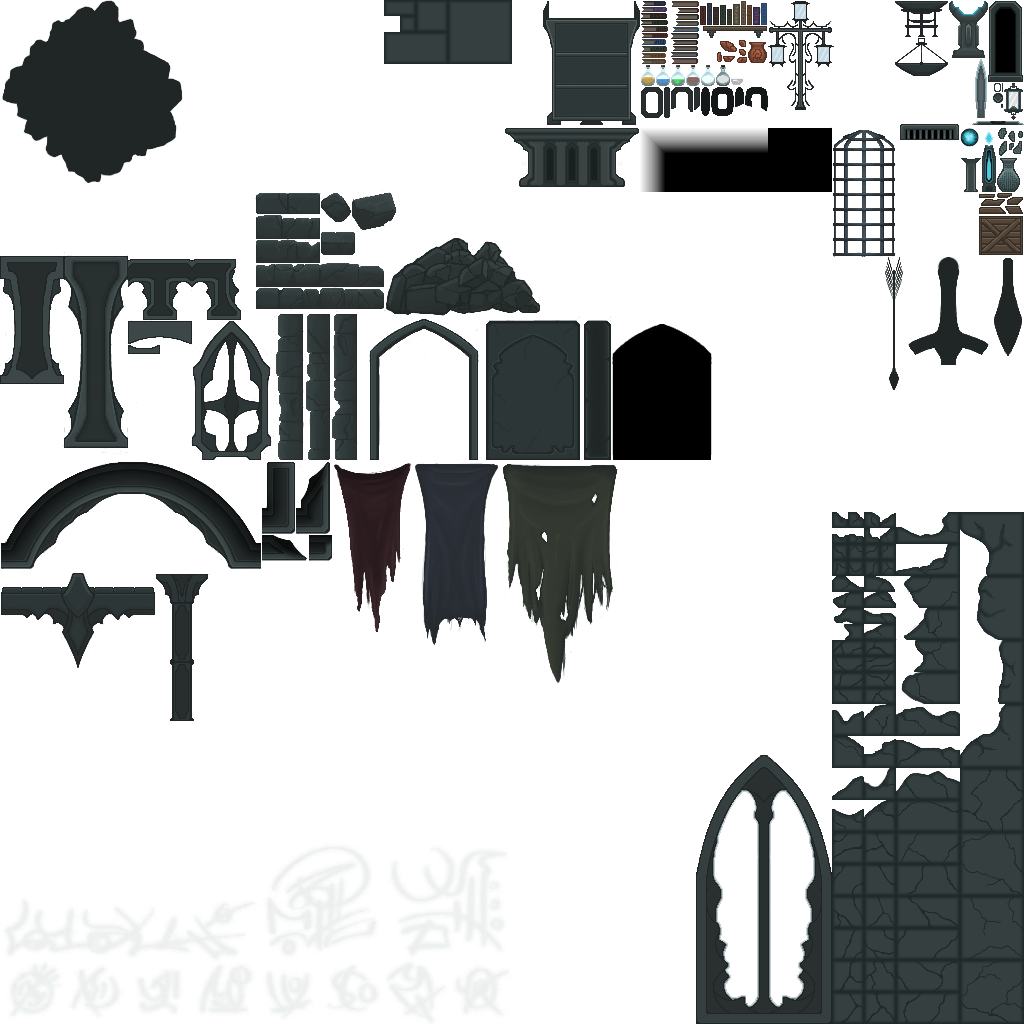
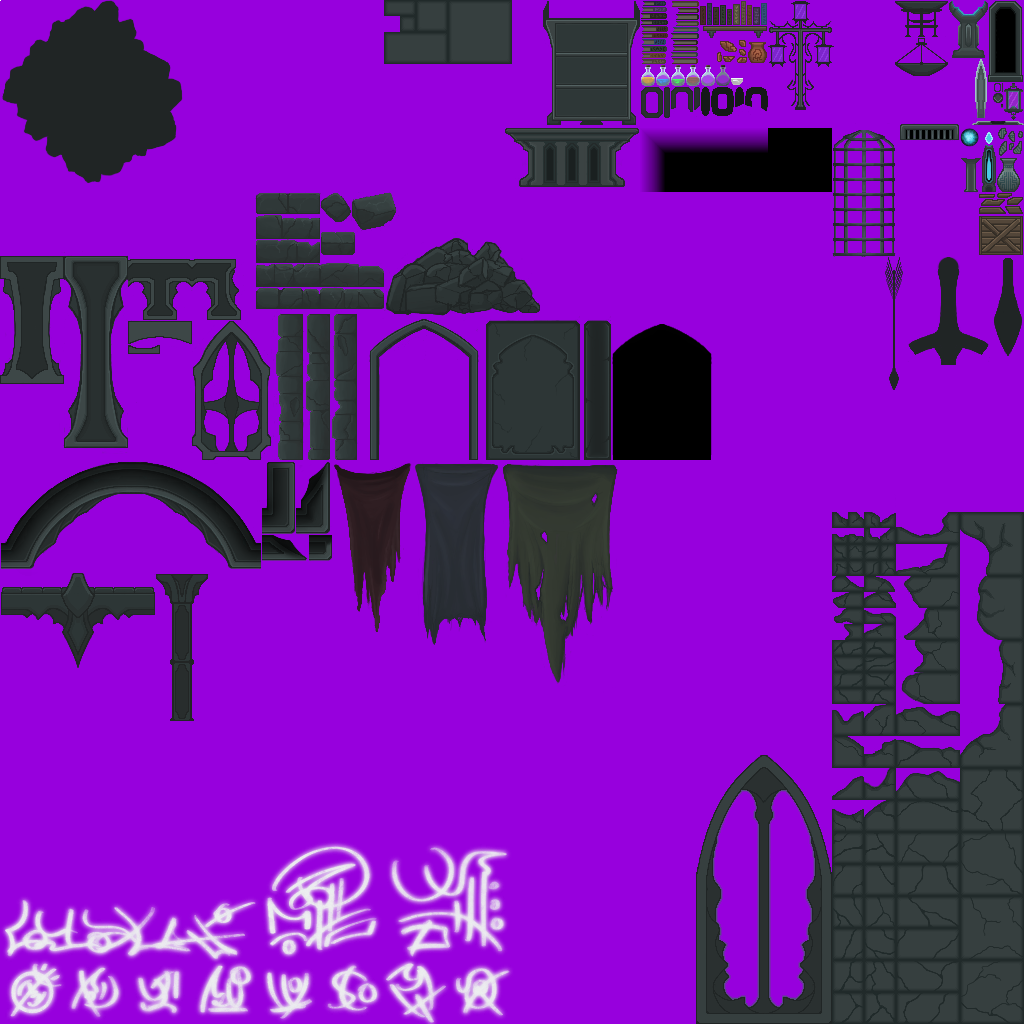
Before/after of a (1024, 1024) layered artwork. What changed in the layer stack:
showed group "Group 1" (4 layers) over left=0, top=0, right=1024, bottom=1024
added layer "Layer 64" in group "Group 1" over left=0, top=0, right=1024, bottom=1024
